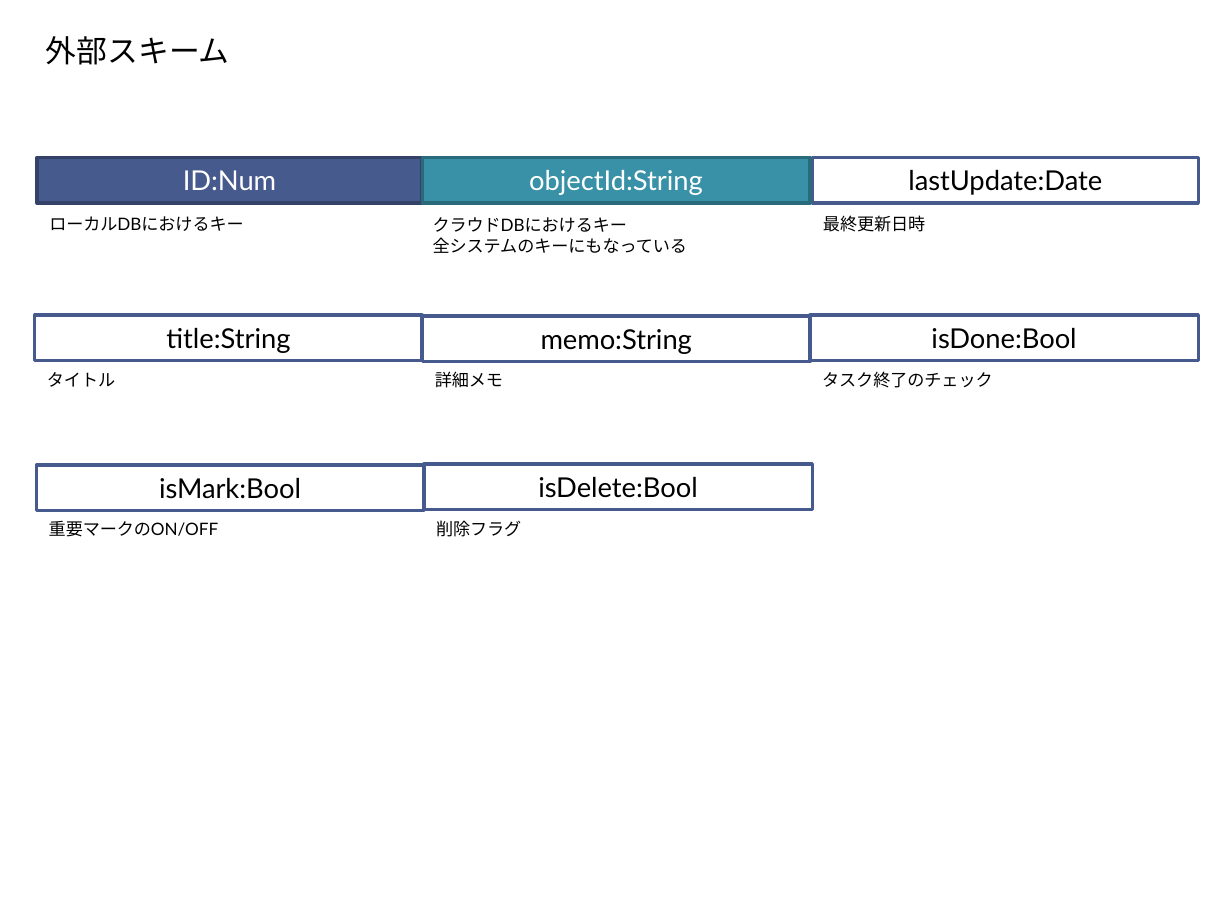
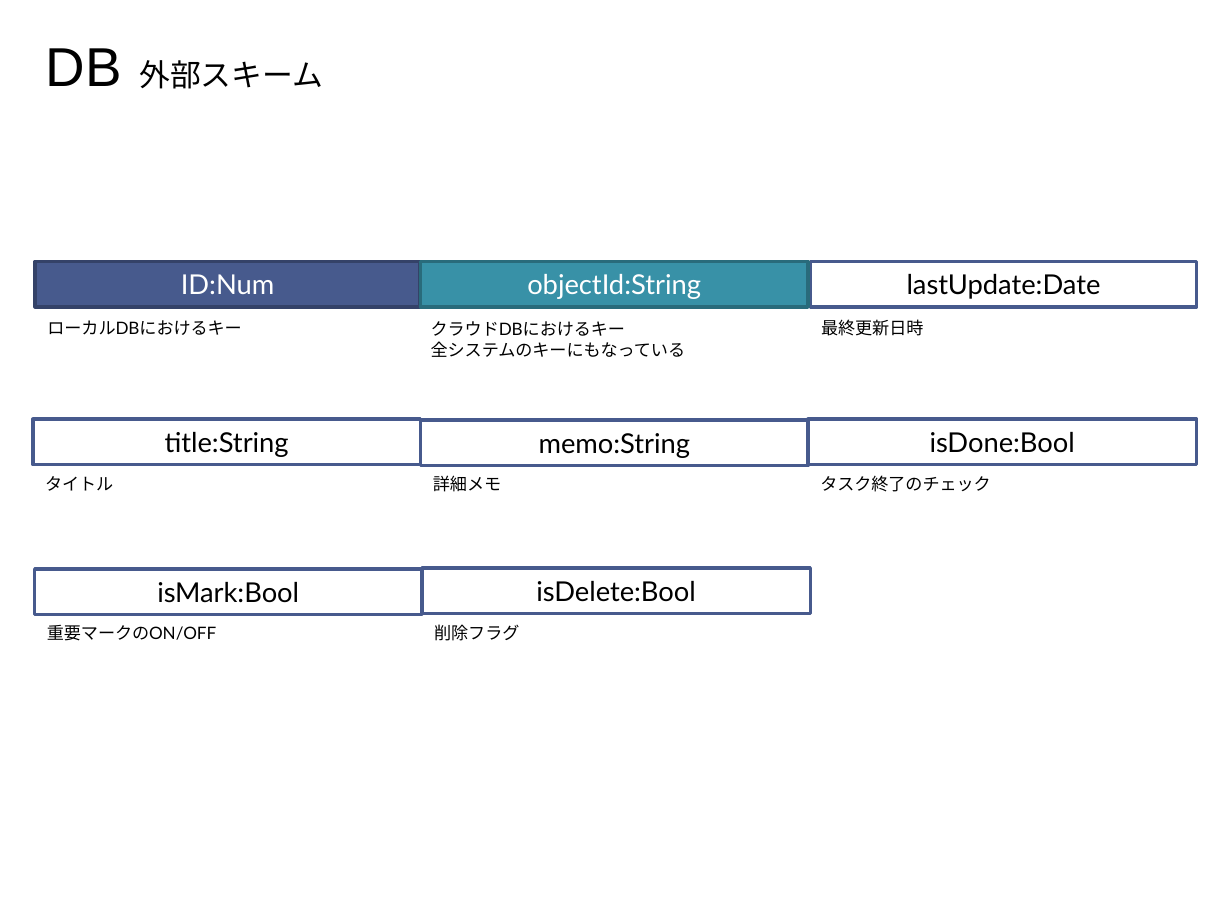
Before and after one commit to furuya02/ToDoApp, a slide deck: slide 5 of doc/ToDoApp.pptx (slide 27 before the commit). Drawn at 1232x924 pixels with LibreOffice and Linux fonts; fonts in the diff are those of the drawing. Boxes give left, top, right and bottom in pixels: in the first picture for what was removed or moved away, otherwise in the second. Text is boxed around its words. In the diff, an @@ line names an element or a change of style, - is before the commit and + after.

```diff
--- a/doc/ToDoApp.pptx
+++ b/doc/ToDoApp.pptx
@@ text at (46, 48, 323, 89): text changed @@
-外部スキーム
+DB 外部スキーム
@@ 7 texts, 6 rectangles: place and size @@
-7 texts, 6 rectangles at (34, 158, 1198, 537)
+7 texts, 6 rectangles at (33, 261, 1196, 641)
@@ 2 rectangles, 1 text: place and size @@
-2 rectangles, 1 text at (37, 158, 811, 537)
+2 rectangles, 1 text at (34, 261, 808, 641)
```
Also in this commit, not shown: 7 other slides changed, 8 slides added, 12 slides removed, 3 other files.
